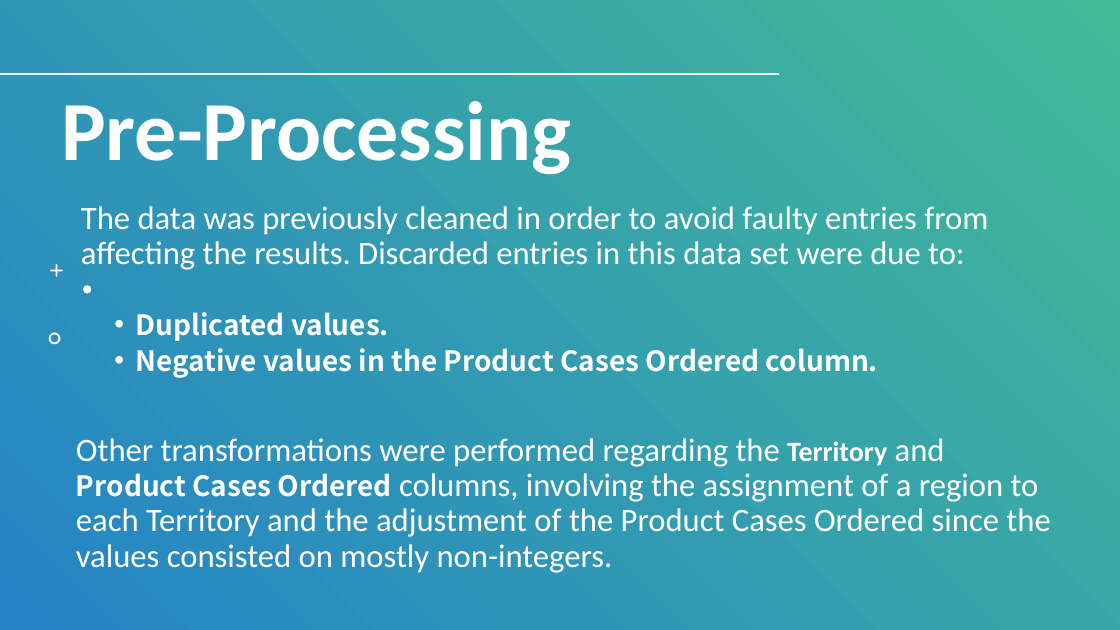
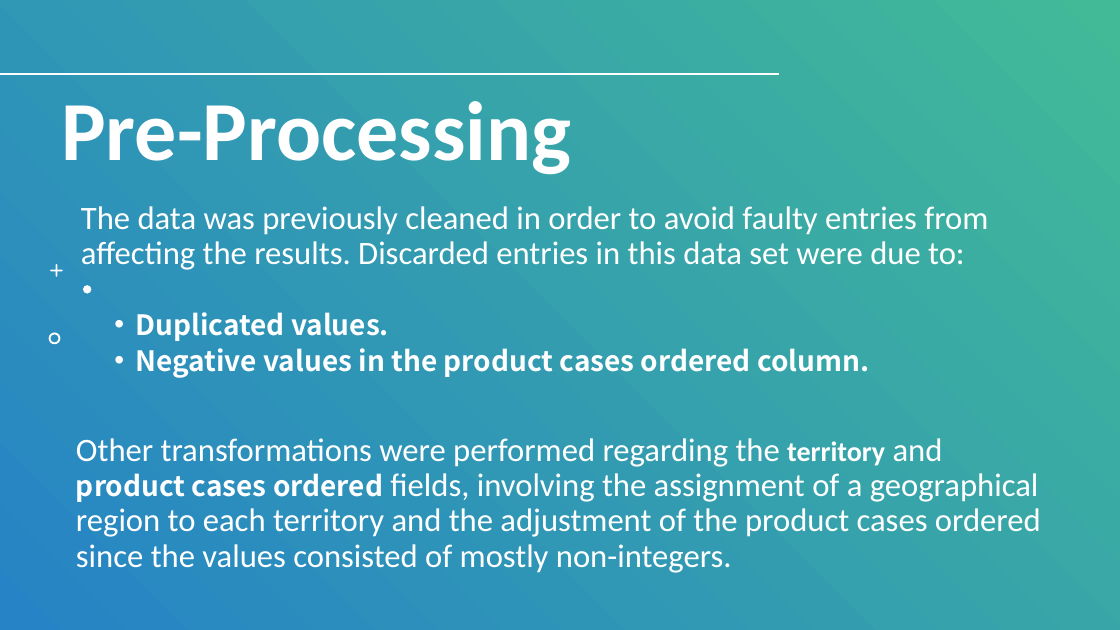
Before and after one commit to fhg99/ArcaApplication, a slide deck: slide 3 of AnalysisPresentation.pptx. Drawn at 1120x630 pixels with LibreOffice and Linux fonts; fonts in the diff are those of the drawing. Boxes give left, top, right and bottom in pixels: in the first picture for what was removed or moved away, otherwise in the second. Text is boxed around its words. In the diff, an @@ line names an element or a change of style, - is before the commit and + after.

Commit message:
Removed Extra Line and Fixed PPT
Removed an extra markdown cell and fixed a spelling mistake in the ppt.

```diff
--- a/AnalysisPresentation.pptx
+++ b/AnalysisPresentation.pptx
@@ text at [135,348,869,378]: text changed @@
-  • Negative values in the Product Cases Ordered column.
+  • Negative values in the product cases ordered column.
@@ text at [76,438,1041,573]: text changed @@
-Other transformations were performed regarding the Territory and Product Cases Ordered columns, involving the assignment of a region to each Territory and the adjustment of the Product Cases Ordered since the values consisted on mostly non-integers.
+Other transformations were performed regarding the territory and product cases ordered fields, involving the assignment of a geographical region to each territory and the adjustment of the product cases ordered since the values consisted of mostly non-integers.
```
Also in this commit, not shown: 6 other slides changed, 2 slides added, 1 other file.
